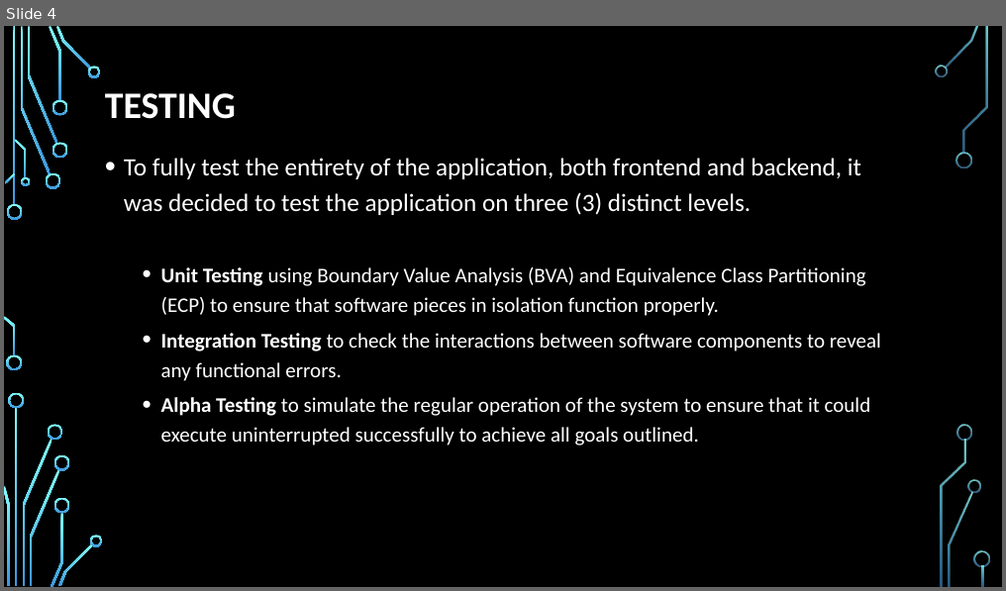
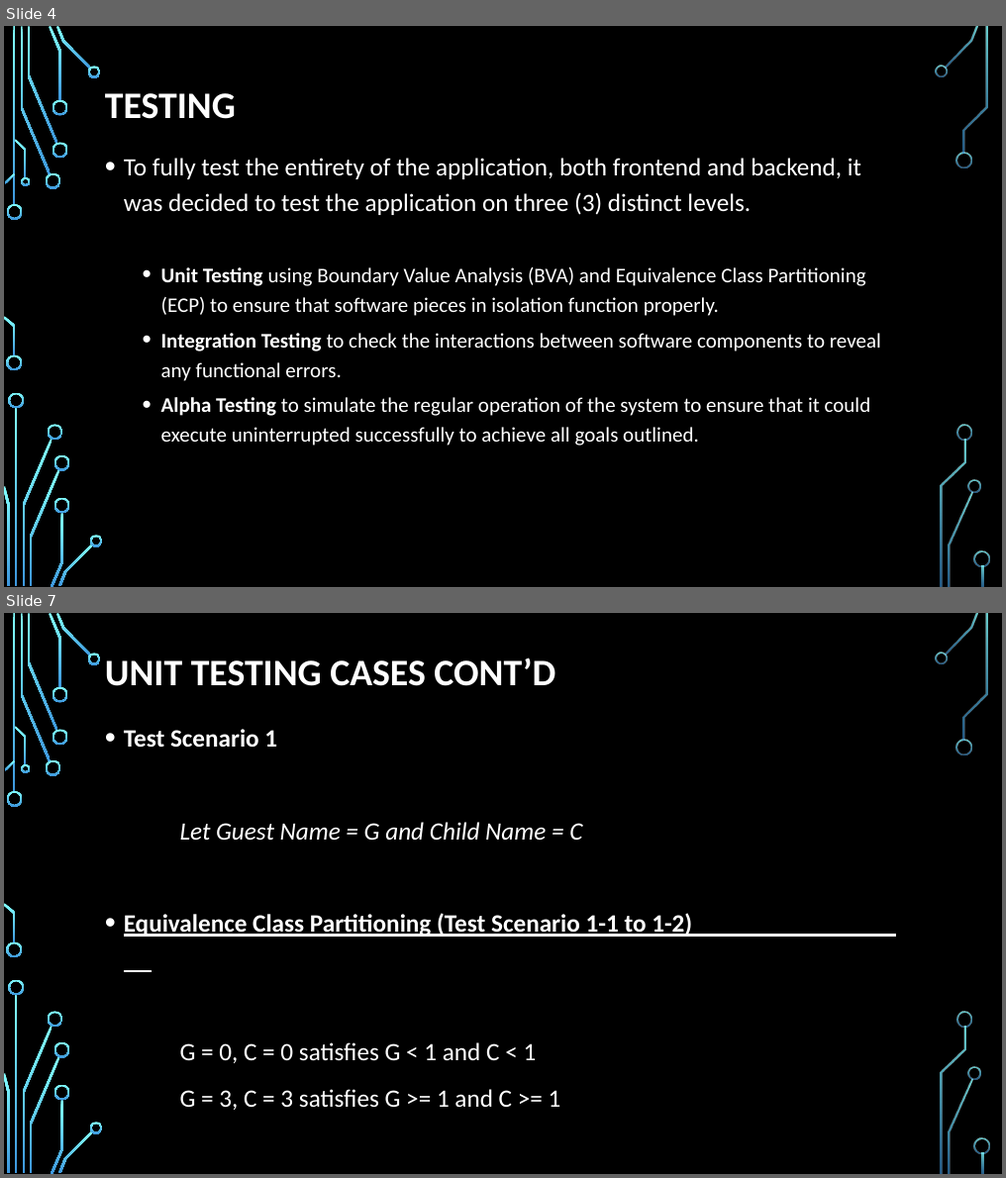
Before and after one commit to trf213/SQA, a slide deck: Documentation/Group Presentation.pptx. Shown one above the other, each under a label of ours: slide 4 before the commit, slides 4 and 7 after it; the slides between them are not shown. The pictures are 1006x591 and 1006x1178 pixels, drawn with LibreOffice and Linux fonts; fonts in the diff are those of the drawing; background and template pictures are left out. Boxes give left, top, right and bottom in pixels: in the first picture for what was removed or moved away, otherwise in the second. Text is boxed around its words. In the diff, an @@ line names an element or a change of style, - is before the commit and + after.

```diff
--- a/Documentation/Group Presentation.pptx
+++ b/Documentation/Group Presentation.pptx
@@ slide 7 added at <box>4,613,1002,1174</box>, background picture (left out); not listed: 36 template elements that a slide beside it also shows @@
@@ title added at <box>105,658,555,686</box>, 36 pt, text #FFFFFF, bold @@
+UNIT TESTING CASES CONT’D
@@ text added at <box>124,729,692,1110</box>, 24 pt, text #FFFFFF @@
+• Test Scenario 1
+Let Guest Name = G and Child Name = C
+• Equivalence Class Partitioning (Test Scenario 1-1 to 1-2)
+G = 0, C = 0 satisfies G < 1 and C < 1
+G = 3, C = 3 satisfies G >= 1 and C >= 1
```
Also in this commit, not shown: 8 slides changed, 21 other slides added, 1 other file.
